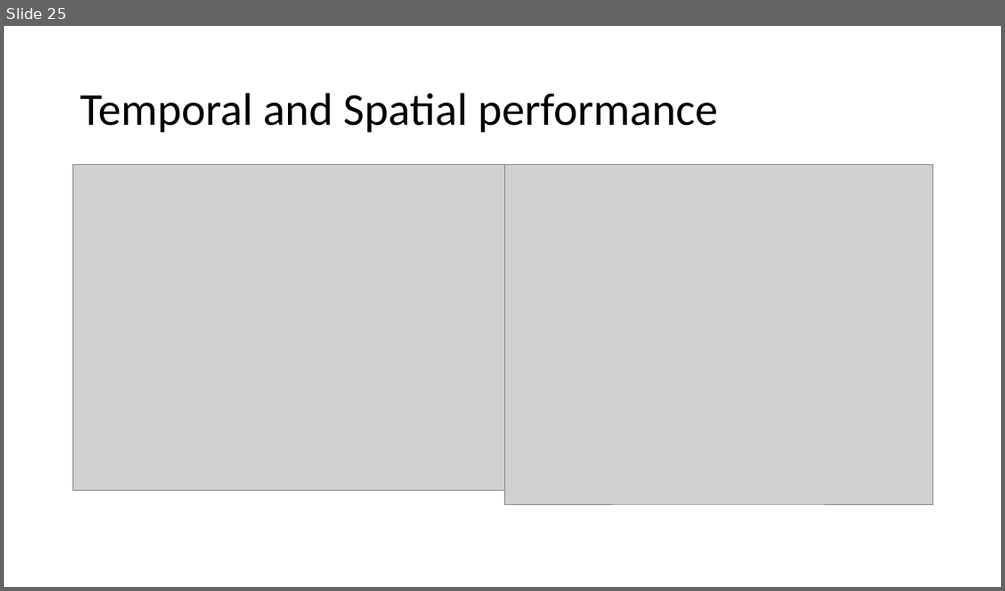
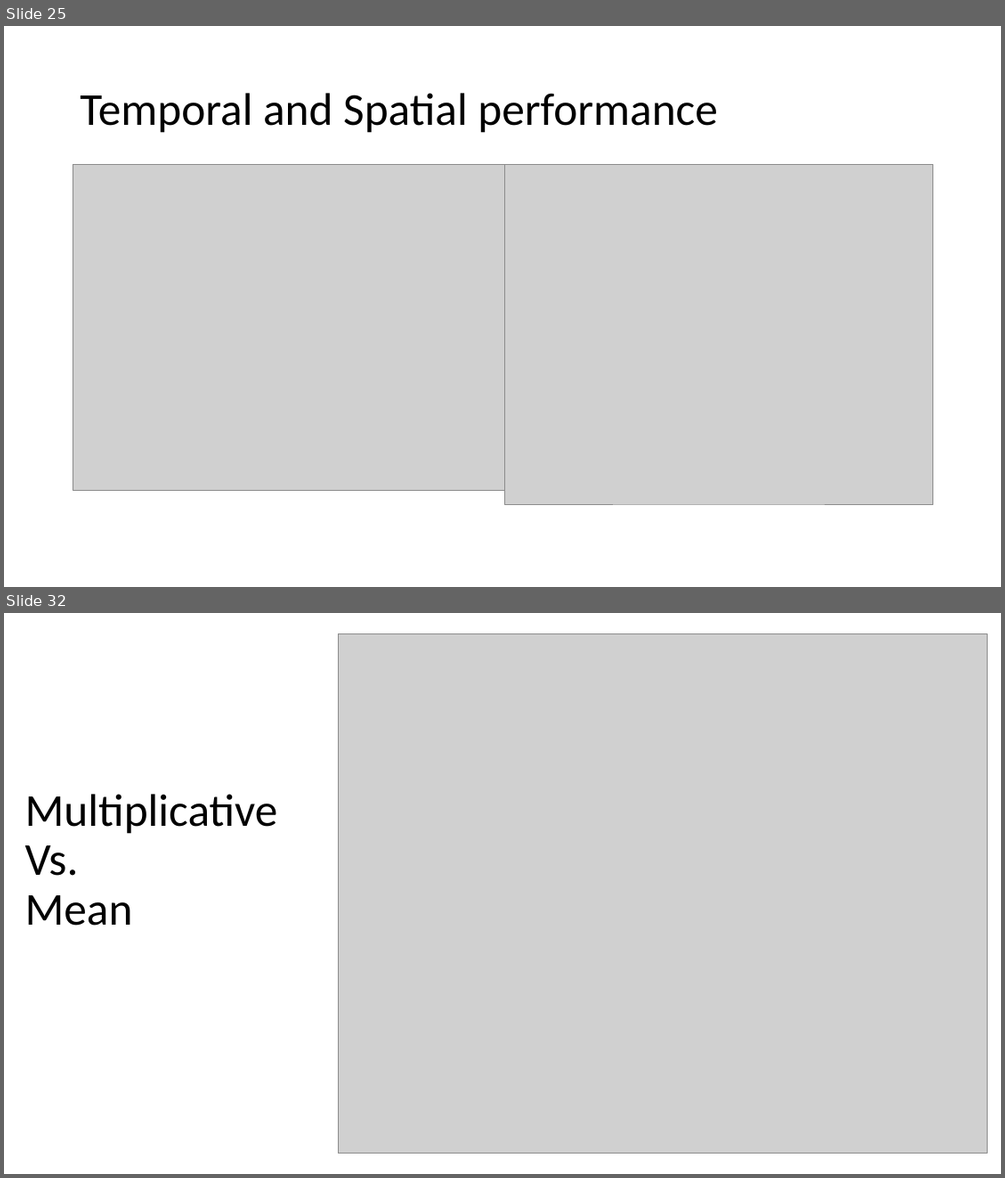
Before and after one commit to OzMashiah/ultra-instinct-modelling, a slide deck: Modeling Results.pptx. Shown one above the other, each under a label of ours: slide 25 before the commit, slides 25 and 32 after it; the slides between them are not shown. The pictures are 1005x591 and 1005x1178 pixels, drawn with LibreOffice and Linux fonts; fonts in the diff are those of the drawing; grey boxes stand for pictures. Boxes give left, top, right and bottom in pixels: in the first picture for what was removed or moved away, otherwise in the second. Text is boxed around its words. In the diff, an @@ line names an element or a change of style, - is before the commit and + after.

```diff
--- a/Modeling Results.pptx
+++ b/Modeling Results.pptx
@@ slide 32 added at (4, 613, 1001, 1174), background #FFFFFF @@
@@ picture added at (338, 634, 987, 1153) @@
@@ title added at (25, 794, 278, 925), 44 pt, text #000000 @@
+Multiplicative
+Vs.
+Mean
```
Also in this commit, not shown: 1 slide changed, 8 other slides added.
